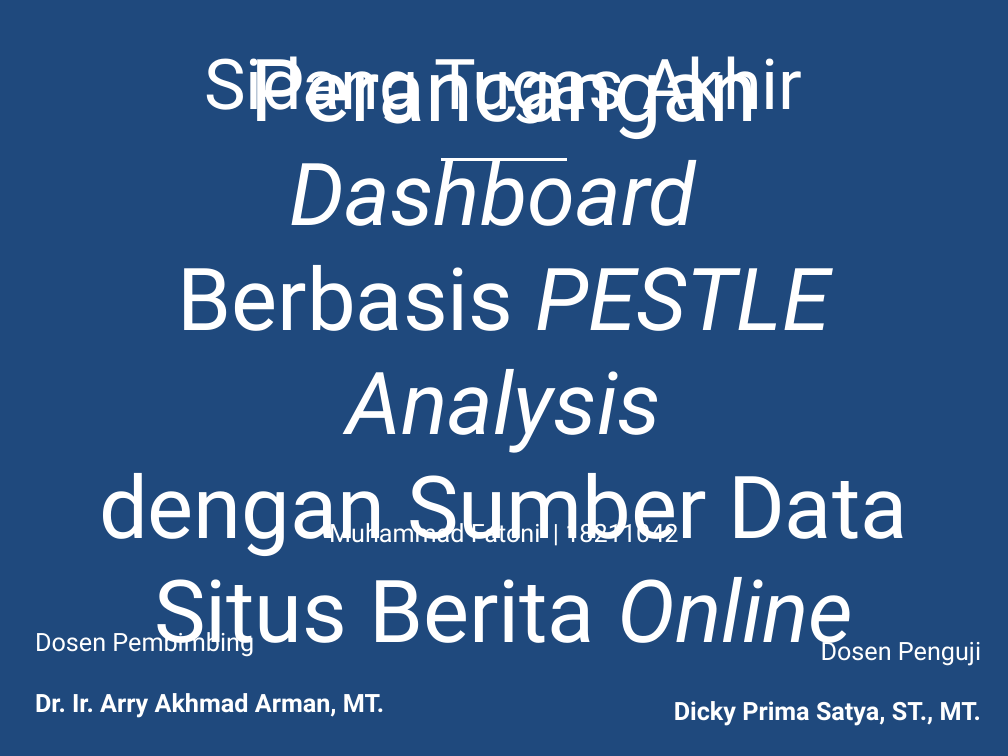
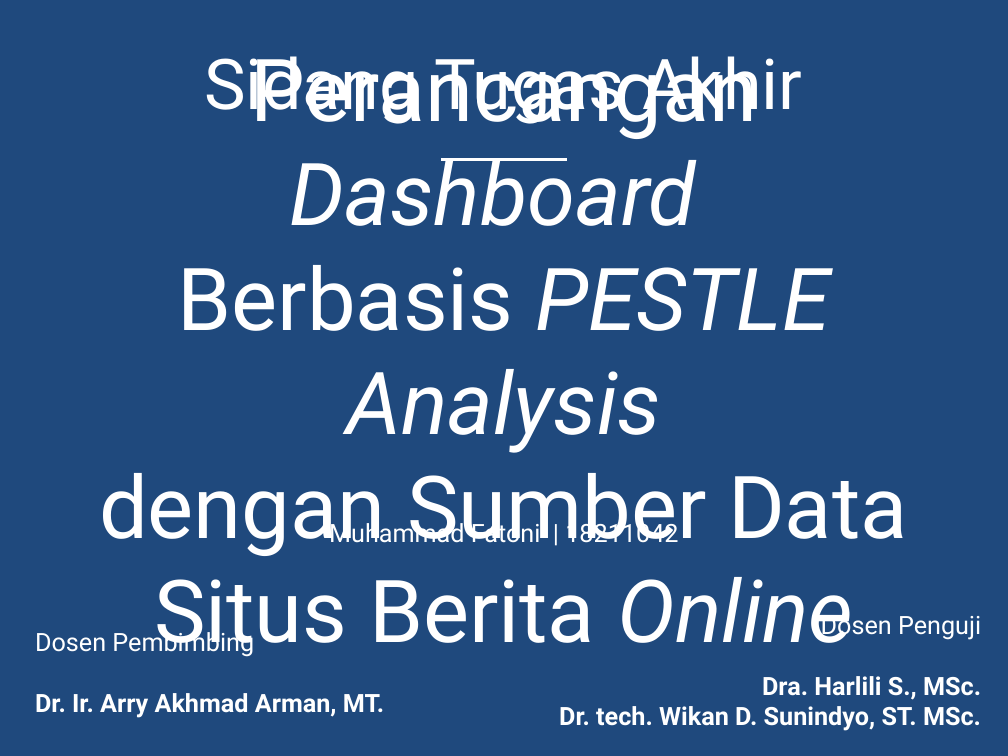
Before and after one commit to emfatoni/dashboard_pestle, a slide deck: slide 1 of dokumen/Slide Sidang.pptx. Drawn at 1008x756 pixels with LibreOffice and Linux fonts; fonts in the diff are those of the drawing. Boxes give left, top, right and bottom in pixels: in the first picture for what was removed or moved away, otherwise in the second. Text is boxed around its words. In the diff, an @@ line names an element or a change of style, - is before the commit and + after.

```diff
--- a/dokumen/Slide Sidang.pptx
+++ b/dokumen/Slide Sidang.pptx
@@ text "Dosen Penguji": place and size @@
-text "Dosen Penguji" at [674,637,981,726]
+text "Dosen Penguji" at [559,612,981,731]
@@ text at [559,676,981,731]: text changed @@
-Dicky Prima Satya, ST., MT.
+Dra. Harlili S., MSc.
+Dr. tech. Wikan D. Sunindyo, ST. MSc.
```
Also in this commit, not shown: 2 other slides changed.
